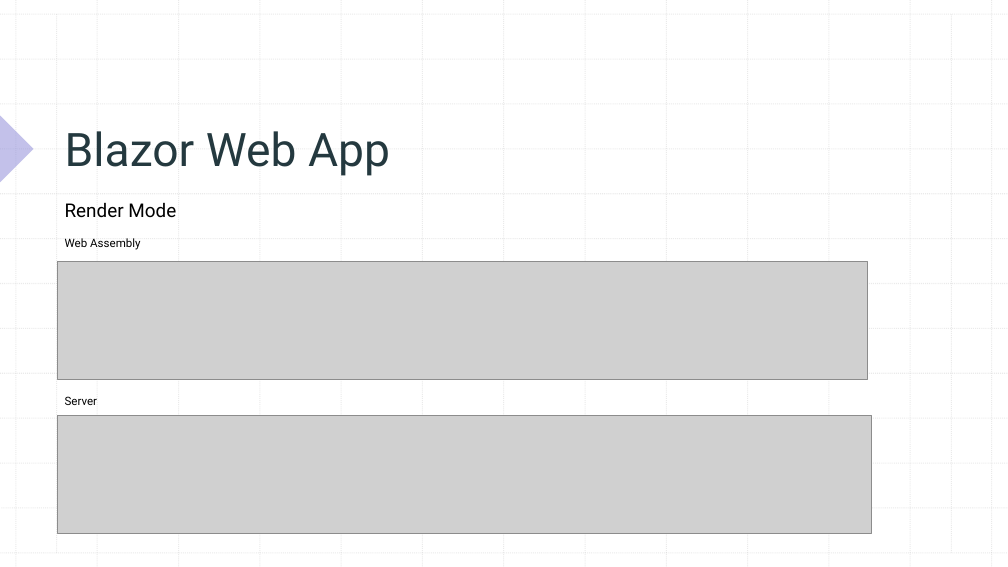
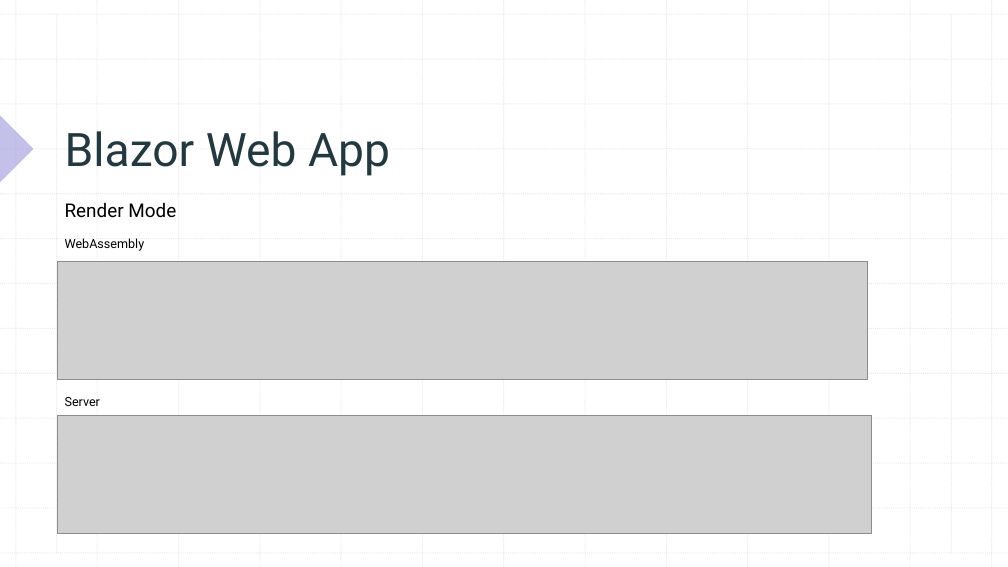
Before and after one commit to xccu/NetCore-Demo, a slide deck: slide 6 of Blazor in .net 8.pptx (slide 7 before the commit). Drawn at 1008x567 pixels with LibreOffice and Linux fonts; fonts in the diff are those of the drawing; grey boxes stand for pictures. Boxes give left, top, right and bottom in pixels: in the first picture for what was removed or moved away, otherwise in the second. Text is boxed around its words. In the diff, an @@ line names an element or a change of style, - is before the commit and + after.

```diff
--- a/Blazor in .net 8.pptx
+++ b/Blazor in .net 8.pptx
@@ text at box(65, 238, 145, 251): text changed; size 11 to 12 pt @@
-Web Assembly
+WebAssembly
@@ text "Server" at box(65, 397, 100, 406): size 11 to 12 pt @@
```
Also in this commit, not shown: 11 other slides changed, 2 slides added, 2 slides removed, 24 other files.
